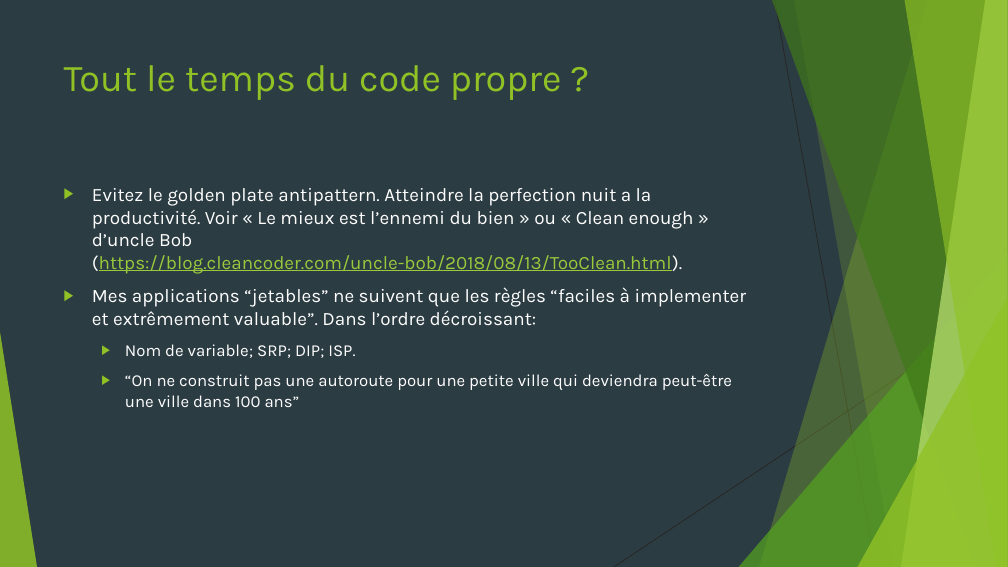
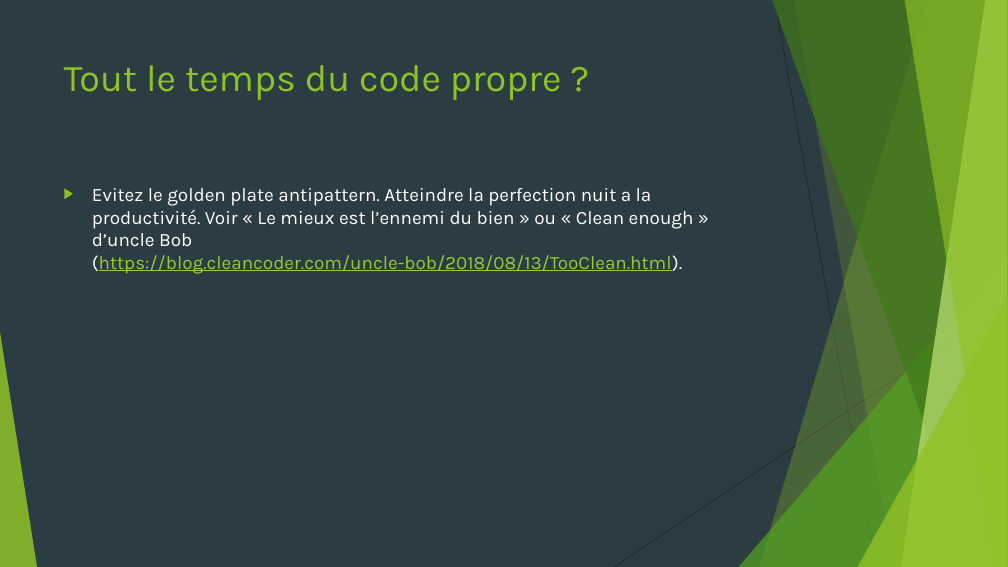
Before and after one commit to worming004/SimpleIsNotEasy, a slide deck: slide 32 of PPT/Easy != Simple.pptx (slide 33 before the commit). Drawn at 1008x567 pixels with LibreOffice and Linux fonts; fonts in the diff are those of the drawing. Boxes give left, top, right and bottom in pixels: in the first picture for what was removed or moved away, otherwise in the second. Text is boxed around its words. In the diff, an @@ line names an element or a change of style, - is before the commit and + after.

```diff
--- a/PPT/Easy != Simple.pptx
+++ b/PPT/Easy != Simple.pptx
@@ text at (92, 287, 747, 407): paragraphs removed @@
-▶ Mes applications “jetables” ne suivent que les règles “faciles à implementer et extrêmement valuable”. Dans l’ordre décroissant:
-  ▶ Nom de variable; SRP; DIP; ISP.
-  ▶ “On ne construit pas une autoroute pour une petite ville qui deviendra peut-être une ville dans 100 ans”
```
Also in this commit, not shown: 1 other slide changed, 1 slide removed, 4 other files.
